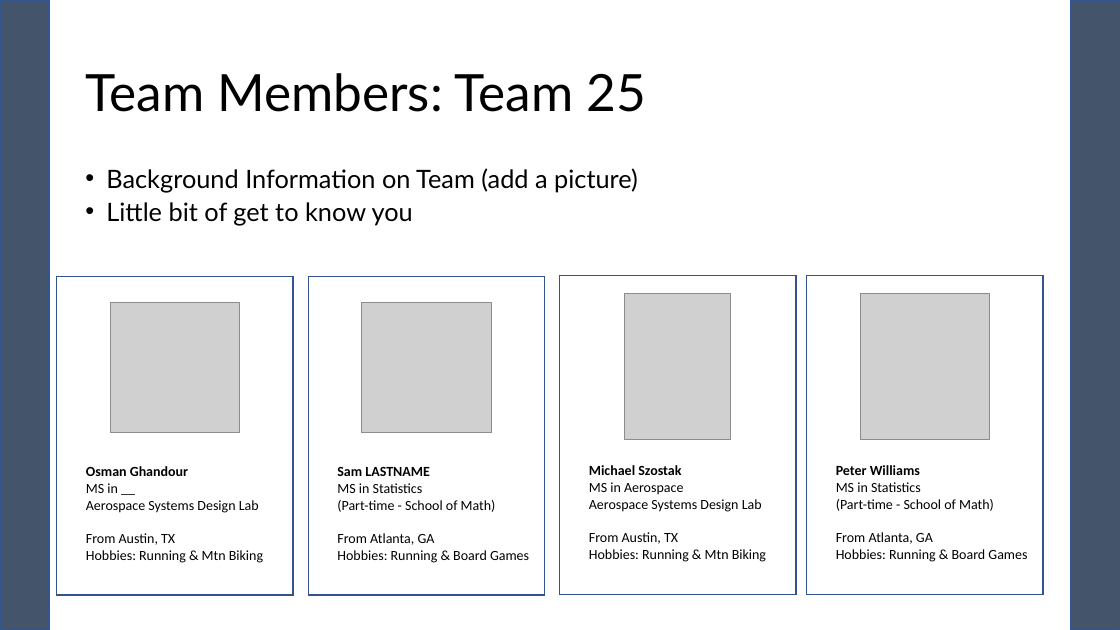
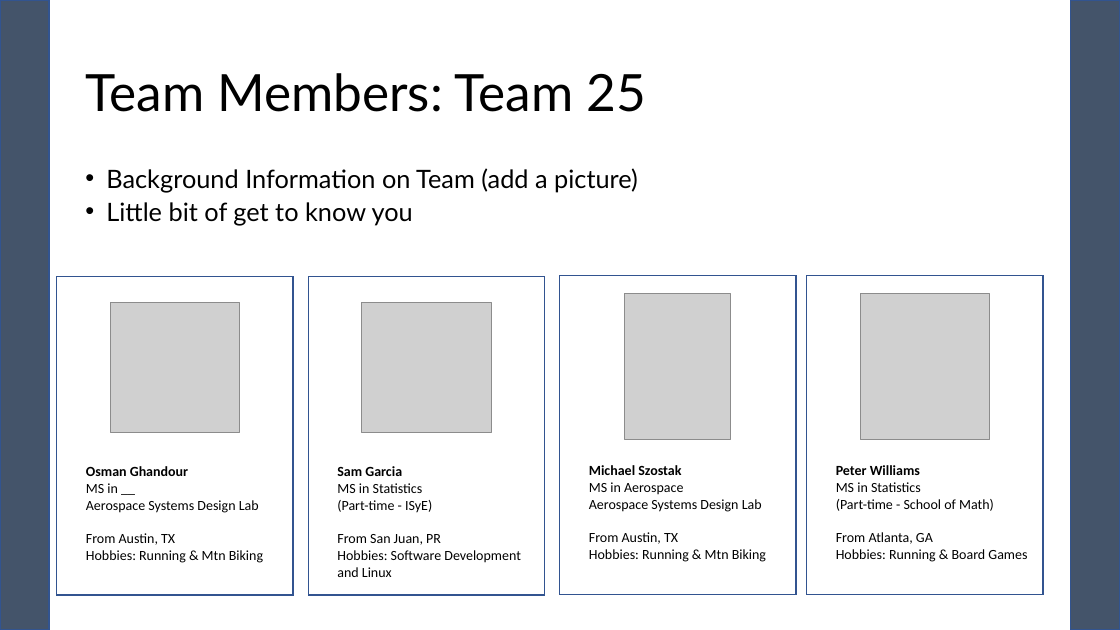
Before and after one commit to pewilliams/regression-mei-team-proj, a slide deck: slide 2 of presentation/Team-25.pptx. Drawn at 1120x630 pixels with LibreOffice and Linux fonts; fonts in the diff are those of the drawing; grey boxes stand for pictures. Boxes give left, top, right and bottom in pixels: in the first picture for what was removed or moved away, otherwise in the second. Text is boxed around its words. In the diff, an @@ line names an element or a change of style, - is before the commit and + after.

```diff
--- a/presentation/Team-25.pptx
+++ b/presentation/Team-25.pptx
@@ text at box(337, 466, 402, 476): text changed @@
-Sam LASTNAME
+Sam Garcia
@@ text at box(337, 500, 521, 577): text changed @@
-(Part-time - School of Math)
-From Atlanta, GA
-Hobbies: Running & Board Games
+(Part-time - ISyE)
+From San Juan, PR
+Hobbies: Software Development and Linux
```
Also in this commit, not shown: 4 other slides changed, 1 slide added, 1 other file.
